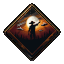
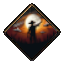
Comparing the layer stacks of the two 64px x 64px images. Changes:
painted on "AntiImmigration" over (3, 7, 58, 58)
